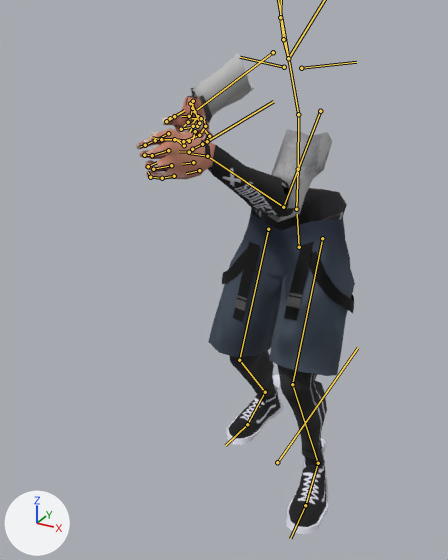
The FBX model Assets/6v6Shooter/Animations/[03] GunSpecific Animations/[Assault rifle] M4A1 FPS animations/M4A1-Sentinel Pickup Animations.fbx: old version first, new version second.
Camera for both pictures: a camera (50 mm lens) standing at (0.726, -1.741, 1.575) and looking at (-0.123, -0.198, 0.803). Arrows for +X, +Y and +Z are at lower left; the lights stay in place. Both versions are drawn at frame 38 of the action 'AN_FPS_M4A1_Pickup'; the numbers are the values there. The bones that bend it are drawn over the model as lines.

Names of what the first picture shows: 'SM_MaleBody_FPS', 'SM_Outfit1_Male_FPS'.
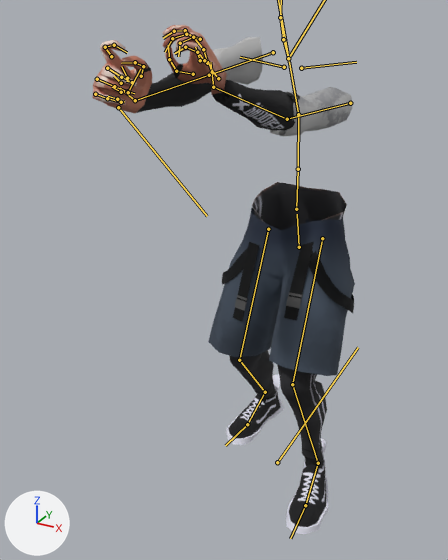
Changed parts and their boxes (x1, y1, x2, y2) in the pictures (448 x 560 px):
'SM_MaleBody_FPS', posed (21% wider, 16% taller): before (136, 95, 347, 534); after (92, 25, 347, 534)
'SM_Outfit1_Male_FPS', posed (11% narrower): before (190, 52, 355, 376); after (208, 37, 355, 376)
bone 'DEF-upper_arm.L', root to tip: before (320, 111) to (283, 207); after (350, 103) to (287, 119)
bone 'DEF-forearm.L', root to tip: before (283, 207) to (207, 156); after (287, 119) to (213, 87)
bone 'DEF-hand.L', root to tip: before (207, 156) to (190, 153); after (213, 87) to (210, 62)
bone 'DEF-upper_arm.R', root to tip: before (273, 52) to (194, 111); after (273, 52) to (209, 75)
bone 'DEF-forearm.R', root to tip: before (194, 111) to (198, 116); after (209, 75) to (135, 100)
bone 'DEF-hand.R', root to tip: before (198, 116) to (190, 125); after (135, 100) to (120, 88)

What changed in the scene script:
```text
Change bone_def_upper_arm_l:
    where bone_def_upper_arm_l = bpy.data.objects['rig'].pose.bones['DEF-upper_arm.L']  # child of 'DEF-shoulder.L'
    bone_def_upper_arm_l.location: (0.143, -0.03, 0.06) -> (0.072, 0.089, -0.114)
    bone_def_upper_arm_l.rotation_quaternion: (0.629, 0.629, 0.381, -0.252) -> (0.404, 0.881, 0.179, -0.169)  # degrees (98, 53, 16) -> degrees (133, 26, 11)
    bone_def_upper_arm_l.scale: (1.02, 0.96, 1.02) -> (1.01, 0.99, 1.01)
Change bone_def_forearm_l:
    where bone_def_forearm_l = bpy.data.objects['rig'].pose.bones['DEF-forearm.L']  # child of 'DEF-upper_arm.L'
    bone_def_forearm_l.rotation_quaternion: (0.745, 0.65, -0.101, 0.111) -> (0.95, 0.157, -0.259, 0.073)  # degrees (82, -17, 2) -> degrees (18, -31, 4)
    bone_def_forearm_l.scale: (1.0, 0.94, 1.06) -> (1.0, 0.99, 1.0)
Change bone_def_hand_l:
    where bone_def_hand_l = bpy.data.objects['rig'].pose.bones['DEF-hand.L']  # child of 'DEF-forearm.L'
    bone_def_hand_l.rotation_quaternion: (0.737, -0.285, 0.612, -0.024) -> (0.347, -0.053, 0.809, 0.472)  # degrees (-79, 63, -57) -> degrees (-67, 142, -18)
    bone_def_hand_l.scale: (0.99, 1.03, 0.98) -> (0.99, 1.0, 1.01)
Change bone_def_upper_arm_r:
    where bone_def_upper_arm_r = bpy.data.objects['rig'].pose.bones['DEF-upper_arm.R']  # child of 'DEF-shoulder.R'
    bone_def_upper_arm_r.rotation_quaternion: (0.799, 0.442, 0.24, 0.33) -> (0.512, 0.573, 0.234, 0.595)  # degrees (60, 5, 48) -> degrees (75, -26, 78)
    bone_def_upper_arm_r.scale: (1.02, 0.96, 1.02) -> (0.95, 1.1, 0.95)
Change bone_def_forearm_r:
    where bone_def_forearm_r = bpy.data.objects['rig'].pose.bones['DEF-forearm.R']  # child of 'DEF-upper_arm.R'
    bone_def_forearm_r.rotation_quaternion: (0.643, 0.494, -0.419, 0.409) -> (-0.627, 0.036, 0.777, -0.044)  # degrees (61, -70, 20) -> degrees (28, -104, -28)
    bone_def_forearm_r.scale: (1.0, 0.94, 1.06) -> (0.99, 1.02, 0.99)
Change bone_def_hand_r:
    where bone_def_hand_r = bpy.data.objects['rig'].pose.bones['DEF-hand.R']  # child of 'DEF-forearm.R'
    bone_def_hand_r.rotation_quaternion: (0.946, -0.261, 0.184, -0.059) -> (0.907, 0.117, 0.106, -0.389)  # degrees (-33, 18, -13) -> degrees (8, 16, -45)
    bone_def_hand_r.scale: (0.98, 1.03, 0.99) -> (1.0, 0.98, 1.04)
```
